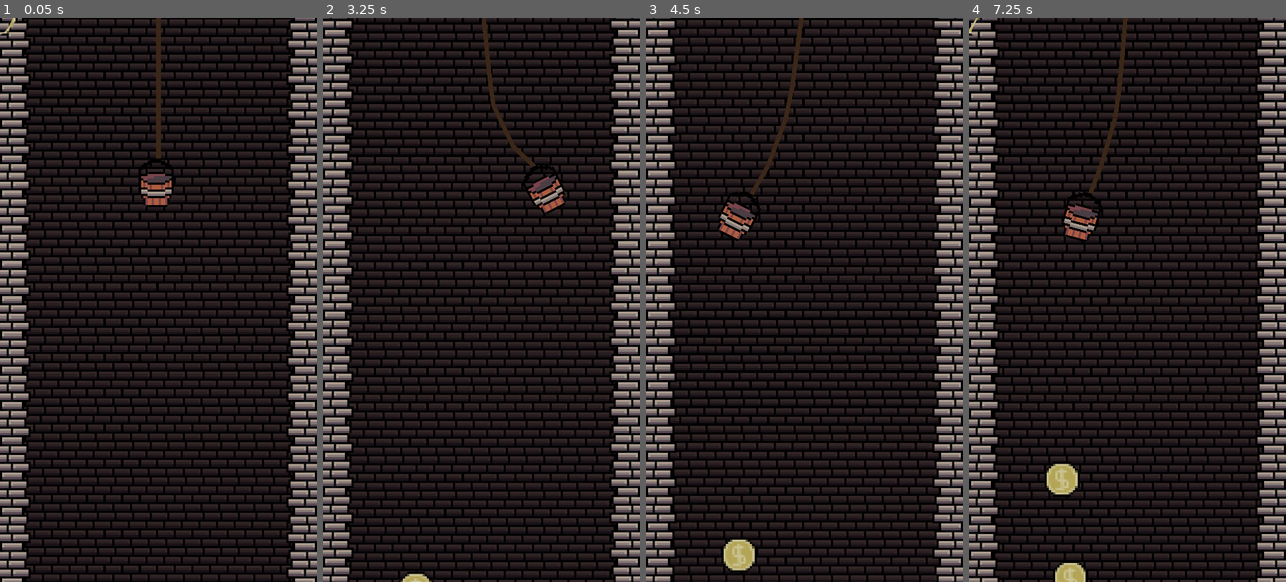
Above: before the commit, frames 1-4 (left to right).
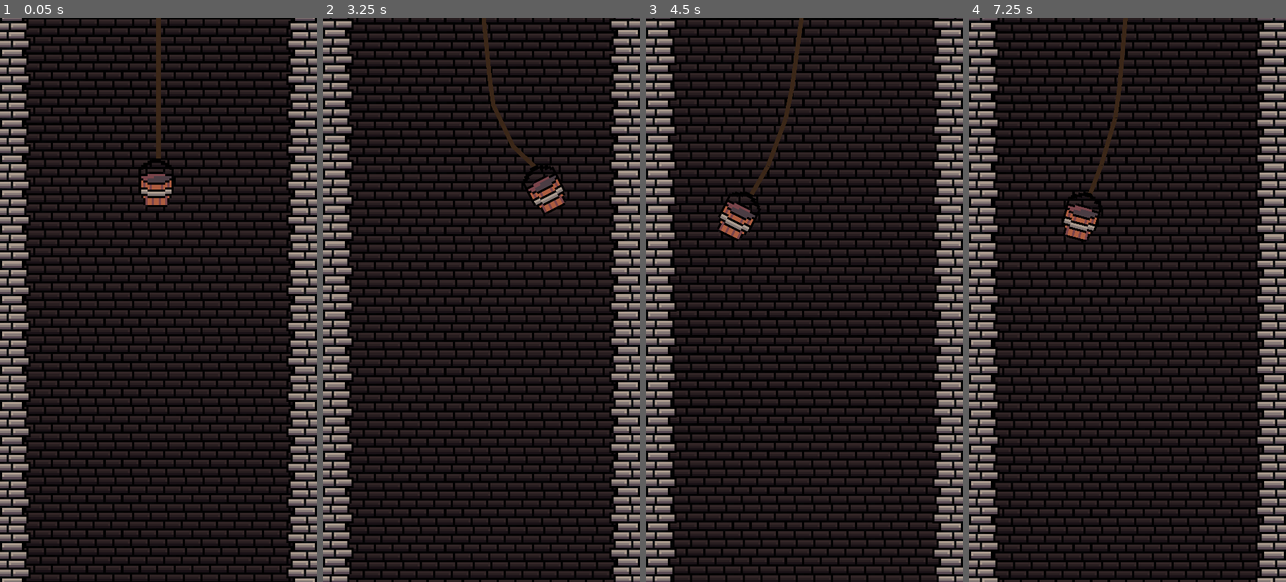
Above: after the commit, the same moments.

Repository: AdrienPiechocki/LudumDareAvril2025
Game: Godot game, scene res://Scenes/Game.tscn
Same seed, same stepped clock (60 frames per second), same inputs: the game is played once before the commit and once after it.
Inputs:
- Up to frame 1 (0.05 s): no input
- Up to frame 2 (3.25 s): hold Right (ui_right) 0.53-1.28 s; hold Down (ui_down) 1.28-2.03 s; hold Right (ui_right) 2.03-2.78 s; hold Up (ui_up) from 2.78 s (still down)
- Up to frame 3 (4.5 s): release Up (ui_up) at 3.53 s; hold Left (ui_left) from 3.53 s (still down)
- Up to frame 4 (7.25 s): release Left (ui_left) at 5.03 s; hold Down (ui_down) 5.03-5.78 s; hold Right (ui_right) 5.78-6.53 s; hold Up (ui_up) from 6.53 s (still down)

The runs differ from the first frame. In frame 1, less than 0.1% of the frame differs, in the area x 0-6%, y 0-4%; in frame 2, 0.1%; in frame 3, 0.5%; in frame 4, 0.9%, in the area x 0-38%, y 0-100%.
Error after the commit: Parse Error: Could not preload resource file "res://Prefabs/Rock.tscn". (res://Scripts/GameManager.gd:4)

Commit message:
Reapply "Merge"
This reverts commit 48ec2c101b55acc5018acaf70df4d64079c98b57.

Diff:
--- a/Prefabs/Rock.tscn
+++ b/Prefabs/Rock.tscn
@@ -2,6 +2,8 @@
 
 [ext_resource type="Texture2D" uid="uid://b24folax1qgf2" path="res://Sprites/Rock.png" id="1_dlwbl"]
 [ext_resource type="Shader" uid="uid://dma5cf3atup0t" path="res://Shaders/Rock.gdshader" id="1_t25bi"]
+[gd_scene load_steps=4 format=3 uid="uid://cg7yvc4eakhqj"]
+
 
 [sub_resource type="ShaderMaterial" id="ShaderMaterial_t25bi"]
 shader = ExtResource("1_t25bi")
Renamed: Prefabs/rock.gd -> Scripts/rock.gd
Renamed: Prefabs/rock.gd.uid -> Scripts/rock.gd.uid
